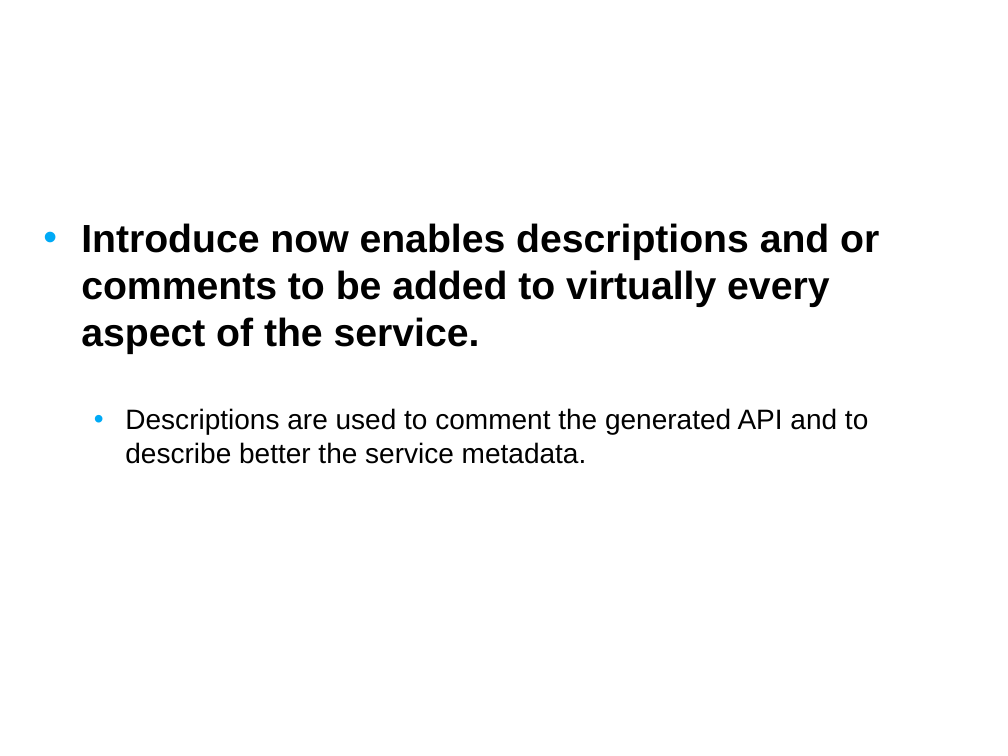
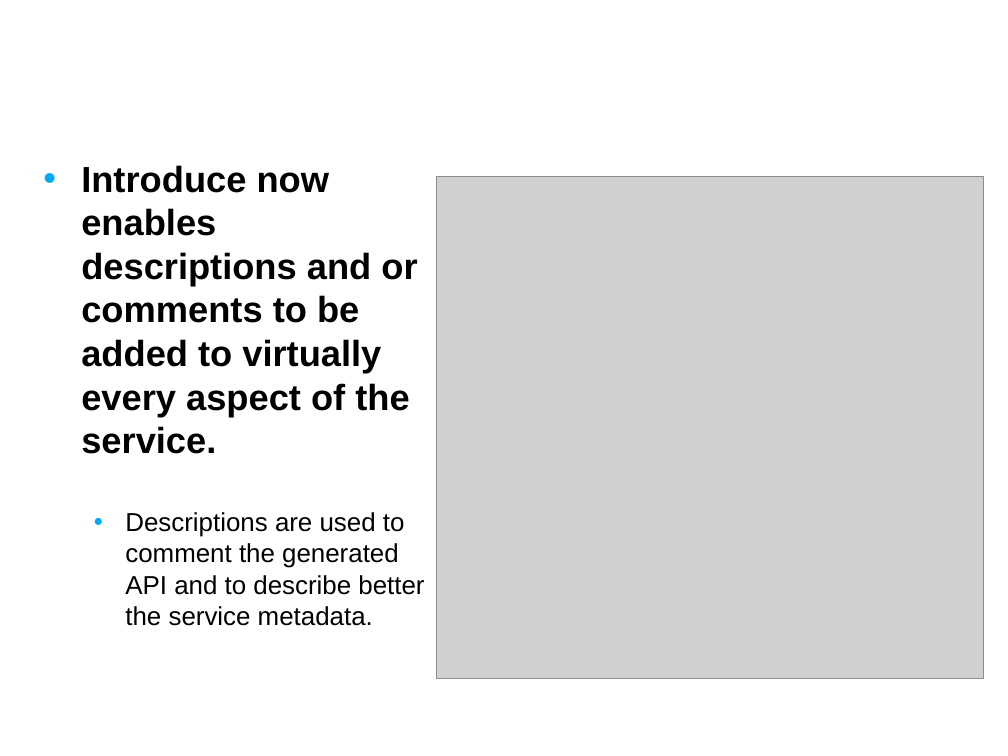
Before and after one commit to NCIP/cagrid-portal, a slide deck: slide 10 of cagrid-1-0/Documentation/presentations/200708_VCDE_ARCH/20070807_Day2_caGrid-1.1_Overview.ppt. Drawn at 1008x756 pixels with LibreOffice and Linux fonts; fonts in the diff are those of the drawing; grey boxes stand for pictures; background and template pictures are left out. Boxes give left, top, right and bottom in pixels: in the first picture for what was removed or moved away, otherwise in the second. Text is boxed around its words. In the diff, an @@ line names an element or a change of style, - is before the commit and + after.

```diff
--- a/cagrid-1-0/Documentation/presentations/200708_VCDE_ARCH/20070807_Day2_caGrid-1.1_Overview.ppt
+++ b/cagrid-1-0/Documentation/presentations/200708_VCDE_ARCH/20070807_Day2_caGrid-1.1_Overview.ppt
@@ text "Introduce now enables descriptions and ..." at (81, 165, 424, 626): size 28 to 25.9 pt in "Introduce now enables descriptions and or comments ..."; size 20 to 18.5 pt in "Descriptions are used to comment the generated ..." @@
@@ picture added at (436, 176, 984, 678) @@
```
Also in this commit, not shown: 1 other slide changed, 1 slide added.
